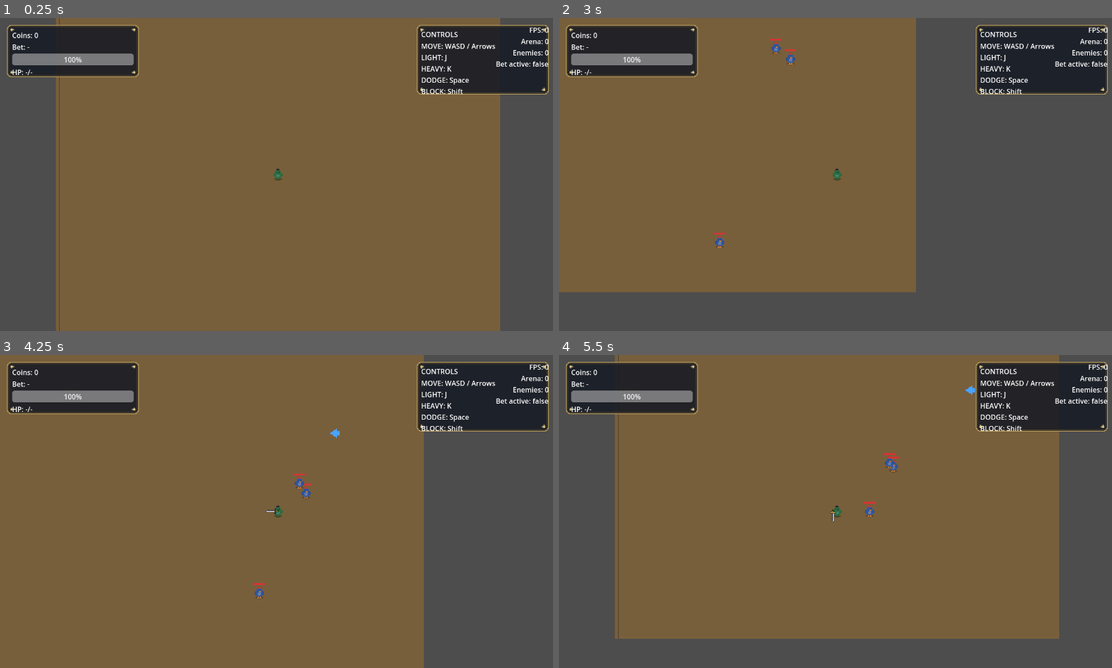
Above: before the commit, frames 1-4 (two rows, left to right).
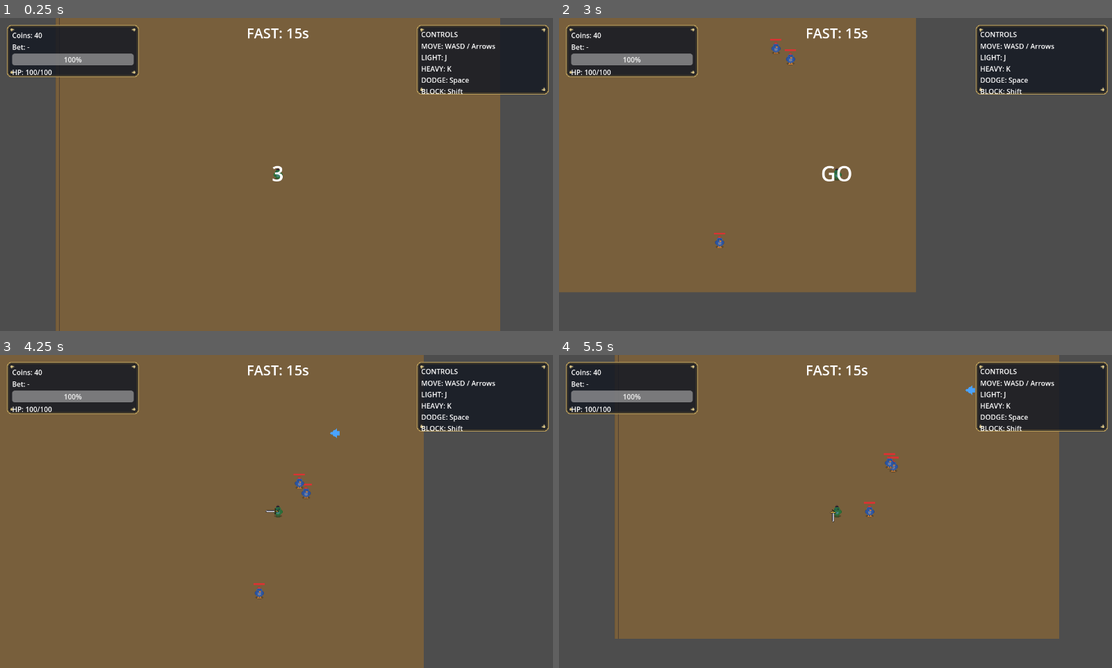
Above: after the commit, the same moments.

Repository: Faratas410/Gallicus-2.0
Game: Godot game, scene res://scenes/Main.tscn
Two runs of this game, one before a commit and one after it. Both use one fixed random seed, a clock stepped at 60 frames per second and the inputs below.
Inputs:
- Up to frame 1 (0.25 s): no input
- Up to frame 2 (3 s): tap Enter at 0.5 s; hold D (move_right) 0.53-1.28 s; tap K (attack_heavy) at 0.6 s; hold S (move_down) 1.28-2.03 s; tap J (attack_light) at 1.35 s; hold D (move_right) 2.03-2.78 s; hold L (block) 2.03-2.78 s; hold W (move_up) from 2.78 s (still down); tap Space (dodge) at 2.85 s
- Up to frame 3 (4.25 s): release W (move_up) at 3.53 s; hold A (move_left) from 3.53 s (still down); tap K (attack_heavy) at 3.6 s
- Up to frame 4 (5.5 s): tap J (attack_light) at 4.35 s; release A (move_left) at 5.03 s; hold S (move_down) from 5.03 s (still down); hold L (block) from 5.03 s (still down)

The runs differ from the first frame. In frame 1, 0.5% of the frame differs, in the area x 4-100%, y 3-53%; in frame 2, 0.6%; in frame 3, 0.5%; in frame 4, 0.5%.
Error before the commit: Parse Error: Name "minimum_size_changed" called as a function but is a "Signal". (res://scripts/ui/ui_root.gd:424)

Commit message:
Refine upgrade panel centering

Diff:
--- a/scripts/ui/ui_root.gd
+++ b/scripts/ui/ui_root.gd
@@ -39,6 +39,8 @@
 var _has_seen_controls: bool = false
 var _fast_countdown_active: bool = false
 var _pending_bets: Array = []
+var _upgrade_center_pending: bool = false
+var _upgrade_panel_target_size: Vector2 = Vector2.ZERO
 
 func _ready() -> void:
 	GameEvents.coins_changed.connect(_on_coins_changed)
@@ -343,8 +345,9 @@
 	if bet_panel != null:
 		bet_panel.visible = false
 	_update_upgrade_costs()
-	_center_upgrade_panel_to_texture()
 	upgrade_panel.visible = true
+	# Defer once to avoid redundant layout passes; _center_upgrade_panel_to_texture queues centering.
+	call_deferred("_center_upgrade_panel_to_texture")
 
 func _on_upgrade_continue_pressed() -> void:
 	if upgrade_panel != null:
@@ -419,10 +422,27 @@
 	size.y = min(size.y, max_size.y)
 	if size.x <= 0.0 or size.y <= 0.0:
 		return
+	_upgrade_panel_target_size = size
 	upgrade_panel.custom_minimum_size = size
 	upgrade_panel.size = size
-	upgrade_panel.minimum_size_changed()
 	upgrade_panel.queue_sort()
+	_request_upgrade_panel_center()
+
+func _request_upgrade_panel_center() -> void:
+	if _upgrade_center_pending:
+		return
+	_upgrade_center_pending = true
+	call_deferred("_apply_upgrade_panel_center")
+
+func _apply_upgrade_panel_center() -> void:
+	_upgrade_center_pending = false
+	if upgrade_panel == null or not upgrade_panel.visible:
+		return
+	var size := upgrade_panel.size
+	if size.x <= 0.0 or size.y <= 0.0:
+		size = _upgrade_panel_target_size
+	if size.x <= 0.0 or size.y <= 0.0:
+		return
 	var half := size * 0.5
 	upgrade_panel.offset_left = -half.x
 	upgrade_panel.offset_top = -half.y
